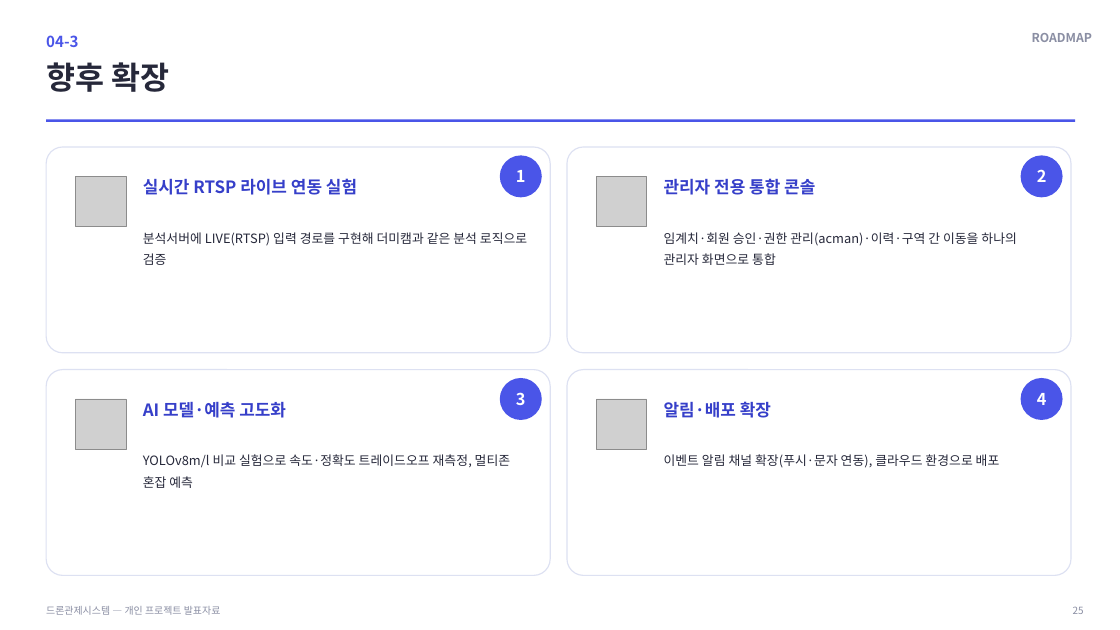
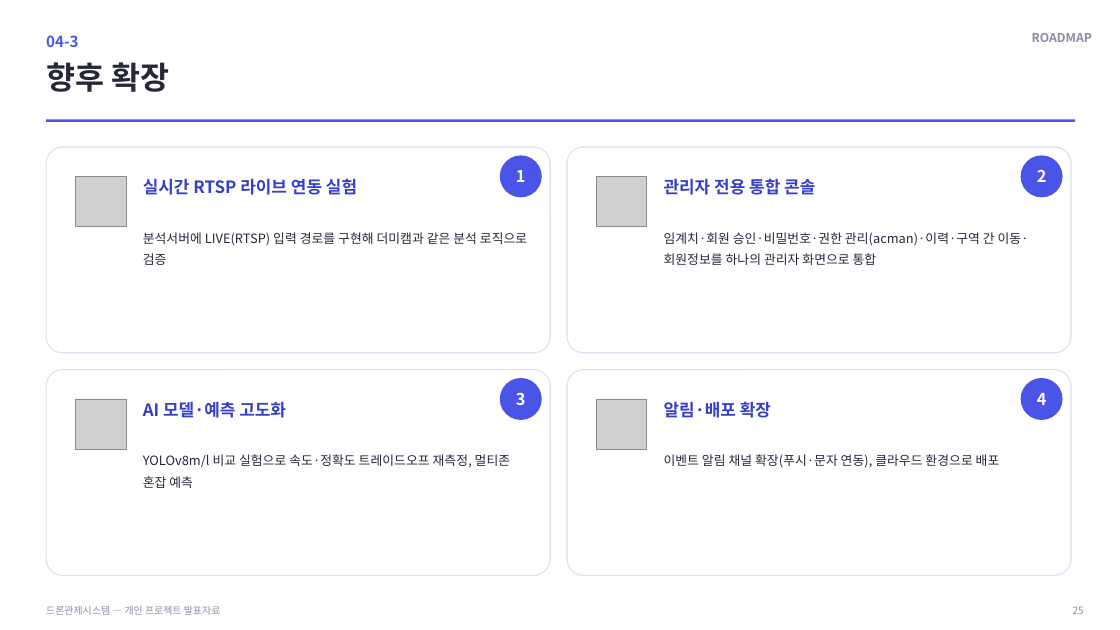
Before and after one commit to rlaeoaud7018/DroneControllSystemApp, a slide deck: slide 25 of 발표자료6.pptx. Drawn at 1120x630 pixels with LibreOffice and Linux fonts; fonts in the diff are those of the drawing; grey boxes stand for pictures; background and template pictures are left out. Boxes give left, top, right and bottom in pixels: in the first picture for what was removed or moved away, otherwise in the second. Text is boxed around its words. In the diff, an @@ line names an element or a change of style, - is before the commit and + after.

```diff
--- a/발표자료6.pptx
+++ b/발표자료6.pptx
@@ text at <box>664,232,1029,265</box>: text changed @@
-임계치·회원 승인·권한 관리(acman)·이력·구역 간 이동을 하나의 관리자 화면으로 통합
+임계치·회원 승인·비밀번호·권한 관리(acman)·이력·구역 간 이동·회원정보를 하나의 관리자 화면으로 통합
```
Also in this commit, not shown: 8 other slides changed, 8 other files.
